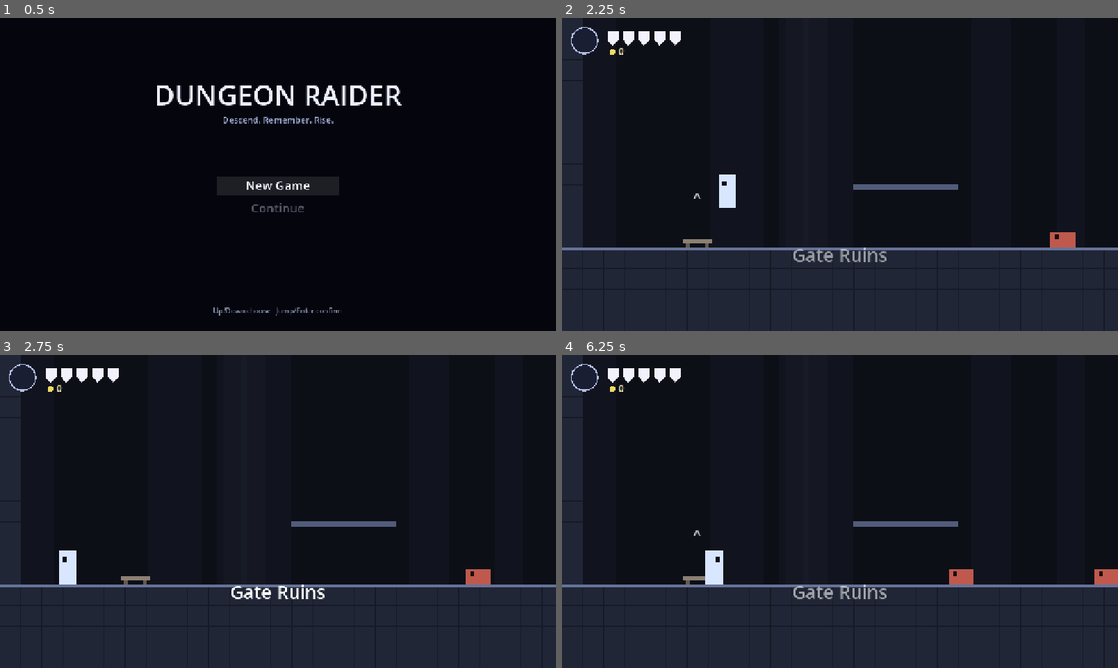
Above: before the commit, frames 1-4 (two rows, left to right).
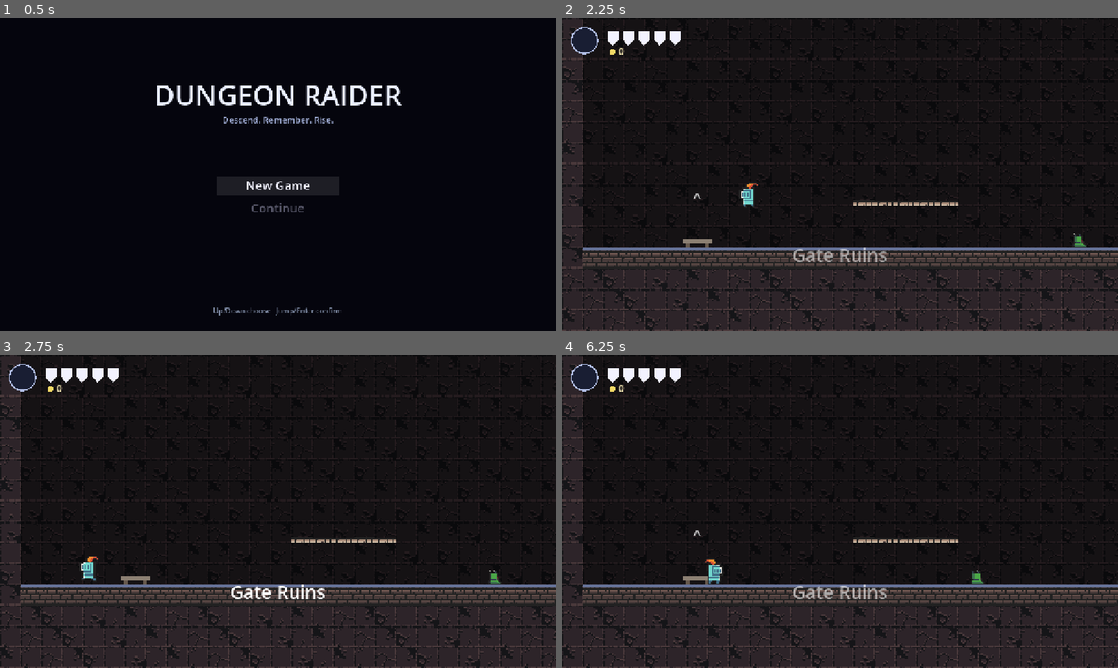
Above: after the commit, the same moments.

Repository: halo07-pixel/dungeon-raider-godot
Game: Godot game, scene res://hk/main.tscn
Two runs of this game, one before a commit and one after it. Both use one fixed random seed, a clock stepped at 60 frames per second and the inputs below.
Inputs (mouse positions are in pixels of both pictures, inside the frame that each line leads up to):
- Up to frame 1 (0.5 s): no input
- Up to frame 2 (2.25 s): tap Enter (confirm) at 0.5, 2 s; move the mouse to (962, 158) at 0.52 s; hold D (hk_right) 0.53-1.25 s; hold E (interact) 0.53-1.25 s; click (962, 158) at 0.67 s; tap Z (hk_jump) at 0.77 s; tap R (restart) at 1.25 s; drag from (728, 190) to (1073, 240) at 1.27 s; move the mouse to (895, 105) at 2.02 s; hold A (hk_left) from 2.03 s (still down); hold E (interact) from 2.03 s (still down); tap Space (dodge) at 2.1 s; click (895, 105) at 2.17 s
- Up to frame 3 (2.75 s): keep holding A (hk_left); keep holding E (interact)
- Up to frame 4 (6.25 s): release A (hk_left) at 2.75 s; release E (interact) at 2.75 s; drag from (812, 574) to (673, 464) at 2.77 s; move the mouse to (1006, 558) at 3.52 s; hold D (hk_right) 3.53-4.25 s; hold E (interact) 3.53-4.25 s; tap Tab (hk_charms) at 3.6 s; click (1006, 558) at 3.67 s; tap Z (hk_jump) at 3.77 s; tap R (restart) at 4.25 s; drag from (673, 464) to (1001, 577) at 4.27 s; tap Enter (confirm) at 5 s; move the mouse to (867, 511) at 5.02 s; hold D (hk_right) 5.03-5.75 s; hold V (hk_focus) 5.03-5.75 s; click (867, 511) at 5.17 s; tap E (interact) at 5.3 s; drag from (756, 433) to (728, 527) at 5.77 s

Frame 1 is identical in both runs. In frame 2, 9.9% of the frame differs, in the area x 0-100%, y 0-100%; in frame 3, 9.9%; in frame 4, 10%.

Commit message:
HK: dùng lại sprite 0x72 và nhạc CC0 của game cũ (người chơi, quái, boss, gạch theo khu, nhạc theo khu/boss)
Co-Authored-By: Claude Sonnet 5.5 <noreply@anthropic.com>
Claude-Session: https://claude.ai/code/session_017JfCCXxoTqJnAKcYj247Qm

Diff:
--- a/hk/boss.gd
+++ b/hk/boss.gd
@@ -8,6 +8,12 @@
 const PROJECTILE = preload("res://hk/projectile.gd")
 const ENEMY = preload("res://hk/enemy.gd")
 const FX = preload("res://hk/fx.gd")
+const SPRITES = preload("res://hk/sprites.gd")
+const LOOK: Dictionary = {
+	"warden": {"anim": "ogre_idle_anim", "scale": 3.0},
+	"wraith": {"anim": "necromancer_idle_anim", "scale": 3.0},
+	"lord": {"anim": "big_demon_idle_anim", "scale": 3.0},
+}
 const GRAVITY: float = 2400.0
 
 const DATA: Dictionary = {
@@ -356,22 +362,18 @@
 		queue_free()
 
 func _draw() -> void:
-	var c: Color = Color.WHITE if _flash > 0.0 else DATA[kind]["color"]
-	if state.begins_with("wind") or state == "fade_out":
-		if int(_time * 30.0) % 2 == 0:
-			c = c.lightened(0.5)
-	c.a = _alpha
+	var tint := Color.WHITE
+	if _flash > 0.0:
+		tint = Color(3, 3, 3, _alpha)
+	elif (state.begins_with("wind") or state == "fade_out") and int(_time * 30.0) % 2 == 0:
+		tint = Color(1.6, 0.8, 0.8, _alpha)
+	else:
+		tint.a = _alpha
 	var h: Vector2 = _size * 0.5
-	if kind == "wraith":
-		draw_circle(Vector2.ZERO, h.x, c)
-		draw_colored_polygon(PackedVector2Array([Vector2(-h.x, 0), Vector2(0, h.y + 10), Vector2(h.x, 0)]), c)
-		draw_rect(Rect2(float(dir) * 8.0 - 5.0, -10, 10, 10), Color(0.05, 0.05, 0.15, _alpha))
-	else:
-		draw_rect(Rect2(-h.x, -h.y, _size.x, _size.y), c)
-		draw_rect(Rect2(-h.x - 4, -h.y - 4, _size.x + 8, 14), c.darkened(0.25))
-		draw_rect(Rect2(float(dir) * h.x * 0.45 - 5.0, -h.y * 0.6, 10, 10), Color(0.1, 0.02, 0.02))
-		if state == "lunge":
-			draw_rect(Rect2(float(dir) * (h.x + 45.0) - 45.0, -h.y * 0.8, 90, _size.y * 0.8), Color(1, 1, 1, 0.55))
+	var look: Dictionary = LOOK[kind]
+	SPRITES.draw(self, SPRITES.anim(String(look["anim"]), 6.0), Vector2(0, h.y), float(look["scale"]), dir < 0, tint)
+	if kind != "wraith" and state == "lunge":
+		draw_rect(Rect2(float(dir) * (h.x + 45.0) - 45.0, -h.y * 0.8, 90, _size.y * 0.8), Color(1, 1, 1, 0.55))
 	for m in _markers:
 		var gx: float = float(m["x"]) - global_position.x
 		var a: float = 0.25 + 0.35 * (1.0 - float(m["t"]))
--- a/hk/enemy.gd
+++ b/hk/enemy.gd
@@ -7,6 +7,13 @@
 const STATE = preload("res://hk/state.gd")
 const GRAVITY: float = 2400.0
 
+const SPRITES = preload("res://hk/sprites.gd")
+const LOOK: Dictionary = {   # sprite + hệ số phóng; đáy sprite khớp đáy hộp va chạm
+	"crawler": {"anim": "slug_anim", "scale": 1.5},
+	"flyer": {"anim": "hell_imp_idle_anim", "scale": 2.0},
+	"spitter": {"anim": "orc_shaman_anim", "scale": 2.0},
+	"charger": {"anim": "chort_anim", "scale": 2.0},
+}
 const DATA: Dictionary = {
 	"crawler": {"hp": 12, "size": Vector2(38, 24), "geo": 1, "color": Color(0.75, 0.35, 0.3)},
 	"flyer": {"hp": 10, "size": Vector2(30, 30), "geo": 2, "color": Color(0.6, 0.4, 0.8)},
@@ -180,21 +187,10 @@
 	queue_free()
 
 func _draw() -> void:
-	var c: Color = Color.WHITE if _flash > 0.0 else DATA[kind]["color"]
-	if state == "windup" and int(_time * 30.0) % 2 == 0:
-		c = c.lightened(0.6)
-	var h: Vector2 = _size * 0.5
-	match kind:
-		"flyer":
-			draw_circle(Vector2.ZERO, h.x, c)
-			draw_rect(Rect2(-h.x - 10, -4, 10, 4), c.darkened(0.2))
-			draw_rect(Rect2(h.x, -4, 10, 4), c.darkened(0.2))
-		"spitter":
-			draw_rect(Rect2(-h.x, -h.y, _size.x, _size.y), c)
-			draw_rect(Rect2(float(dir) * 8.0 - 4.0, -10, 8, 8), Color(0.1, 0.1, 0.05))
-		"charger":
-			draw_rect(Rect2(-h.x, -h.y, _size.x, _size.y), c)
-			draw_rect(Rect2(float(dir) * h.x - (0 if dir > 0 else 12), -h.y - 6, 12, 10), c.lightened(0.3))
-		_:
-			draw_rect(Rect2(-h.x, -h.y, _size.x, _size.y), c)
-	draw_rect(Rect2(float(dir) * h.x * 0.5 - 3.0, -h.y * 0.4 - 3.0, 6, 6), Color(0.1, 0.05, 0.05))
+	var tint := Color.WHITE
+	if _flash > 0.0:
+		tint = Color(3, 3, 3)
+	elif state == "windup" and int(_time * 30.0) % 2 == 0:
+		tint = Color(1.6, 0.7, 0.7)
+	var look: Dictionary = LOOK[kind]
+	SPRITES.draw(self, SPRITES.anim(String(look["anim"]), 8.0), Vector2(0, _size.y * 0.5), float(look["scale"]), dir < 0, tint)
--- a/hk/main.gd
+++ b/hk/main.gd
@@ -3,11 +3,15 @@
 ## Cha lắng nghe signal của con (title.chosen, world.ending_reached, ending.finished), không gọi ngược lên.
 const STATE = preload("res://hk/state.gd")
 const InputSetup = preload("res://hk/input.gd")
+const MUSIC = preload("res://hk/music.gd")
+var _music: Node
 var _world: Node2D
 var _overlay: Node
 
 func _ready() -> void:
 	InputSetup.ensure()
+	_music = MUSIC.new()
+	add_child(_music)
 	_show_title()
 
 func _show_title() -> void:
@@ -16,6 +20,7 @@
 	if is_instance_valid(_overlay):
 		_overlay.queue_free()
 	get_tree().paused = false
+	_music.play("menu")
 	var t := preload("res://hk/title.gd").new()
 	t.chosen.connect(_start_game.bind(t))
 	add_child(t)
@@ -23,6 +28,7 @@
 
 func _start_game(mode: String, title: Node) -> void:
 	STATE.boot = mode
+	_music.stop()
 	title.queue_free()
 	_overlay = null
 	_world = Node2D.new()
@@ -31,6 +37,7 @@
 	add_child(_world)
 
 func _show_ending() -> void:
+	_music.play("stinger_victory", false)
 	var e := preload("res://hk/ending.gd").new()
 	e.finished.connect(_show_title)
 	add_child(e)
--- /dev/null
+++ b/hk/music.gd
@@ -0,0 +1,37 @@
+extends Node
+## Phát nhạc nền từ assets/music (nhạc CC0 của game cũ). `play` cùng bài đang phát thì bỏ qua; đổi bài có fade-in ngắn.
+const DIR: String = "res://assets/music/"
+const AREA_TRACK: Dictionary = {"gate": "explore_stone", "catacomb": "explore_hell", "vault": "explore_ice"}
+const BOSS_TRACK: Dictionary = {"warden": "boss_warden", "wraith": "boss_necromancer", "lord": "lord_fight"}
+const VOLUME_DB: float = -9.0
+var current: String = ""
+var _player: AudioStreamPlayer
+var _tween: Tween
+
+func _ready() -> void:
+	process_mode = Node.PROCESS_MODE_ALWAYS
+	_player = AudioStreamPlayer.new()
+	add_child(_player)
+
+func play(track: String, loop: bool = true) -> void:
+	if track == current and _player.playing:
+		return
+	current = track
+	var path: String = DIR + track + ".ogg"
+	if not ResourceLoader.exists(path):
+		_player.stop()
+		return
+	var stream: AudioStream = load(path)
+	if stream is AudioStreamOggVorbis:
+		(stream as AudioStreamOggVorbis).loop = loop
+	_player.stream = stream
+	_player.volume_db = -40.0
+	_player.play()
+	if _tween:
+		_tween.kill()
+	_tween = create_tween()
+	_tween.tween_property(_player, "volume_db", VOLUME_DB, 0.8)
+
+func stop() -> void:
+	current = ""
+	_player.stop()
--- a/hk/player.gd
+++ b/hk/player.gd
@@ -10,6 +10,7 @@
 const STATE = preload("res://hk/state.gd")
 const PROJECTILE = preload("res://hk/projectile.gd")
 const FX = preload("res://hk/fx.gd")
+const SPRITES = preload("res://hk/sprites.gd")
 
 const GRAVITY: float = 2400.0
 const MAX_FALL: float = 900.0
@@ -307,8 +308,13 @@
 	var a: float = 0.4 if invuln > 0.0 and int(invuln * 20.0) % 2 == 0 else 1.0
 	if focusing:
 		draw_circle(Vector2.ZERO, 34.0 + sin(_focus_t * 20.0) * 3.0, Color(1, 1, 1, 0.25))
-	draw_rect(Rect2(-13, -26, 26, 52), Color(0.85, 0.9, 1.0, a))
-	draw_rect(Rect2(float(facing) * 5.0 - 3.0, -16, 6, 8), Color(0.05, 0.05, 0.1, a))
+	var base: String = "knight_m_idle_anim"
+	if _stun > 0.0:
+		base = "knight_m_hit_anim"
+	elif is_on_floor() and absf(velocity.x) > 20.0:
+		base = "knight_m_run_anim"
+	var tint := Color(1.6, 1.6, 2.0, a) if _dash_t > 0.0 else Color(1, 1, 1, a)
+	SPRITES.draw(self, SPRITES.anim(base, 10.0), Vector2(0, 26), 2.0, facing < 0, tint)
 	if _attack_t > 0.0:
 		var size: Vector2 = _attack_size()
 		var c: Vector2 = attack_dir * (10.0 + (size.x if attack_dir.y == 0.0 else size.y) * 0.5)
--- a/hk/room.gd
+++ b/hk/room.gd
@@ -7,6 +7,9 @@
 
 const TILE: int = 32
 const STATE = preload("res://hk/state.gd")
+const SPRITES = preload("res://hk/sprites.gd")
+const BG_DIM: Dictionary = {"gate": 0.3, "catacomb": 0.13, "vault": 0.3}   # độ sáng gạch nền
+const TILESET: Dictionary = {"gate": "", "catacomb": "_hell", "vault": "_ice"}   # hậu tố bộ gạch theo khu
 const PALETTES: Dictionary = {
 	"gate": {"bg": Color(0.05, 0.06, 0.09), "fill": Color(0.13, 0.15, 0.21), "edge": Color(0.40, 0.45, 0.60), "line": Color(0.09, 0.10, 0.15)},
 	"catacomb": {"bg": Color(0.07, 0.05, 0.07), "fill": Color(0.19, 0.14, 0.17), "edge": Color(0.62, 0.45, 0.50), "line": Color(0.12, 0.09, 0.11)},
@@ -47,6 +50,10 @@
 
 func bounds() -> Rect2:
 	return Rect2(0, 0, cols * TILE, rows * TILE)
+
+func _is_solid(x: int, y: int) -> bool:
+	var ch: String = _cell(x, y)
+	return ch == "#" or ch == "G"
 
 func _cell(x: int, y: int) -> String:
 	if x < 0 or y < 0 or x >= cols or y >= rows:
@@ -241,23 +248,26 @@
 		var cx: float = rng.randf_range(0.0, b.size.x)
 		var w: float = rng.randf_range(30.0, 90.0)
 		draw_rect(Rect2(cx, b.position.y, w, b.size.y), Color(_pal["fill"], 0.22))
-	for r in solids:
-		draw_rect(r, _pal["fill"])
-		var x: float = r.position.x
-		while x < r.end.x:
-			draw_line(Vector2(x, r.position.y), Vector2(x, r.end.y), _pal["line"], 1.0)
-			x += TILE
-		var y: float = r.position.y
-		while y < r.end.y:
-			draw_line(Vector2(r.position.x, y), Vector2(r.end.x, y), _pal["line"], 1.0)
-			y += TILE
-		draw_rect(Rect2(r.position, Vector2(r.size.x, 3)), _pal["edge"])
+	var sfx: String = String(TILESET.get(String(data.get("area", "gate")), ""))
+	# nền: gạch sẫm ở mọi ô trống
+	for y in rows:
+		for x in cols:
+			if not _is_solid(x, y):
+				draw_texture_rect(SPRITES.tex("floor_%d%s" % [1 + (x * 7 + y * 13) % 8, sfx]), Rect2(x * TILE, y * TILE, TILE, TILE), false, Color(1, 1, 1) * float(BG_DIM.get(String(data.get("area", "gate")), 0.3)) + Color(0, 0, 0.05, 1))
+	for y in rows:
+		for x in cols:
+			if not _is_solid(x, y):
+				continue
+			var top: bool = not _is_solid(x, y - 1)
+			var name: String = ("wall_mid" + sfx) if top else ("floor_%d%s" % [1 + (x * 5 + y * 11) % 8, sfx])
+			draw_texture_rect(SPRITES.tex(name), Rect2(x * TILE, y * TILE, TILE, TILE), false, Color.WHITE if top else Color(0.62, 0.62, 0.7))
+			if top:
+				draw_rect(Rect2(x * TILE, y * TILE, TILE, 3), _pal["edge"])
 	for r in oneways:
-		draw_rect(r, _pal["edge"].darkened(0.2))
+		for k in int(r.size.x / TILE):
+			draw_texture_rect(SPRITES.tex("wall_top_mid" + sfx), Rect2(r.position.x + k * TILE, r.position.y, TILE, TILE), false)
 	for r in hazards:
-		for k in 2:
-			var x0: float = r.position.x + float(k) * r.size.x * 0.5
-			draw_colored_polygon(PackedVector2Array([Vector2(x0, r.end.y), Vector2(x0 + r.size.x * 0.25, r.position.y - 8), Vector2(x0 + r.size.x * 0.5, r.end.y)]), Color(0.75, 0.78, 0.85))
+		draw_texture_rect(SPRITES.tex("floor_spikes_anim_f3"), Rect2(r.position.x - 4.0, r.position.y - 14.0, TILE, TILE), false)
 	for ch in doors:
 		draw_rect(doors[ch], Color(1, 1, 1, 0.04))
 	for it in interactables:
@@ -271,15 +281,14 @@
 				draw_rect(Rect2(pos.x - 18, pos.y - 6, 6, 6), Color(0.4, 0.35, 0.3))
 				draw_rect(Rect2(pos.x + 12, pos.y - 6, 6, 6), Color(0.4, 0.35, 0.3))
 			"merchant":
-				draw_rect(Rect2(r2.get_center().x - 14, r2.end.y - 48, 28, 48), Color(0.45, 0.35, 0.55))
-				draw_circle(Vector2(r2.get_center().x, r2.end.y - 54), 10, Color(0.7, 0.6, 0.8))
+				SPRITES.draw(self, SPRITES.anim("wizard_m_idle_anim", 6.0), Vector2(r2.get_center().x, r2.end.y), 2.0)
 			"altar":
-				draw_rect(Rect2(r2.get_center().x - 18, r2.end.y - 14, 36, 14), Color(0.3, 0.3, 0.35))
-				draw_circle(Vector2(r2.get_center().x, r2.end.y - 34), 12 + sin(Time.get_ticks_msec() * 0.004) * 2.0, Color(1, 0.85, 0.4))
+				SPRITES.draw(self, SPRITES.tex("altar_idle"), Vector2(r2.get_center().x, r2.end.y), 2.0)
+				draw_circle(Vector2(r2.get_center().x, r2.end.y - 44), 12 + sin(Time.get_ticks_msec() * 0.004) * 2.0, Color(1, 0.85, 0.4))
 			"charm":
-				draw_rect(Rect2(r2.get_center().x - 18, r2.end.y - 14, 36, 14), Color(0.3, 0.3, 0.35))
-				draw_circle(Vector2(r2.get_center().x, r2.end.y - 30), 9, Color(0.5, 0.9, 0.8))
+				SPRITES.draw(self, SPRITES.tex("altar_idle"), Vector2(r2.get_center().x, r2.end.y), 2.0)
+				draw_circle(Vector2(r2.get_center().x, r2.end.y - 40), 9, Color(0.5, 0.9, 0.8))
 			"cache":
-				draw_rect(Rect2(r2.position.x + 4, r2.position.y + 10, 24, 22), Color(0.6, 0.5, 0.25))
+				SPRITES.draw(self, SPRITES.tex("chest_full_open_anim_f0"), Vector2(r2.get_center().x, r2.end.y), 2.0)
 		if _player and r2.intersects(Rect2(_player.global_position - Vector2(13, 26), Vector2(26, 52))):
 			draw_string(ThemeDB.fallback_font, Vector2(r2.get_center().x - 6, r2.position.y - 6), "^", HORIZONTAL_ALIGNMENT_CENTER, -1, 20, Color(1, 1, 1, 0.9))
--- /dev/null
+++ b/hk/sprites.gd
@@ -0,0 +1,37 @@
+extends RefCounted
+## Sprite dùng lại từ game cũ (bộ DungeonTilesetII của 0x72, CC0 — xem assets/dungeon/CREDITS.md). Chỉ phục vụ vẽ,
+## logic/va chạm không phụ thuộc vào đây. Thiếu file thì không vẽ gì (test headless chưa import vẫn chạy).
+const DIR: String = "res://assets/dungeon/"
+static var _cache: Dictionary = {}
+static var _count: Dictionary = {}
+
+static func tex(name: String) -> Texture2D:
+	if not _cache.has(name):
+		var p: String = DIR + name + ".png"
+		_cache[name] = load(p) if ResourceLoader.exists(p) else null
+	return _cache[name]
+
+static func frame_count(base: String) -> int:
+	if not _count.has(base):
+		var n: int = 0
+		while tex("%s_f%d" % [base, n]) != null:
+			n += 1
+		_count[base] = n
+	return _count[base]
+
+## Khung hiện tại của hoạt ảnh `base` (base_f0, base_f1, ...) theo đồng hồ; không có khung thì thử ảnh tĩnh.
+static func anim(base: String, fps: float = 8.0) -> Texture2D:
+	var n: int = frame_count(base)
+	if n == 0:
+		return tex(base)
+	return tex("%s_f%d" % [base, int(Time.get_ticks_msec() / 1000.0 * fps) % n])
+
+## Vẽ `t` với đáy-giữa tại `foot`, phóng `scale` lần (nearest), lật ngang nếu `flip`.
+static func draw(ci: CanvasItem, t: Texture2D, foot: Vector2, scale: float, flip: bool = false, mod: Color = Color.WHITE) -> void:
+	if t == null:
+		return
+	var sz: Vector2 = t.get_size() * scale
+	var r := Rect2(foot + Vector2(-sz.x * 0.5, -sz.y), sz)
+	if flip:
+		r = Rect2(r.position + Vector2(sz.x, 0.0), Vector2(-sz.x, sz.y))
+	ci.draw_texture_rect(t, r, false, mod)
--- a/hk/world.gd
+++ b/hk/world.gd
@@ -4,6 +4,7 @@
 const WorldData = preload("res://hk/world_data.gd")
 const InputSetup = preload("res://hk/input.gd")
 const FX = preload("res://hk/fx.gd")
+const MUSIC = preload("res://hk/music.gd")
 const AREA_NAMES: Dictionary = {"gate": "Gate Ruins", "catacomb": "Weeping Catacombs", "vault": "Ashen Vaults"}
 const ZOOM: float = 1.5
 
@@ -16,6 +17,7 @@
 var hud: Control
 var menu: Node
 var shop: Node
+var music: Node
 var busy: bool = false
 var entry_spawn: Vector2 = Vector2.ZERO
 var boss: Node2D
@@ -45,6 +47,8 @@
 	cam.zoom = Vector2(ZOOM, ZOOM)
 	add_child(cam)
 	cam.make_current()
+	music = MUSIC.new()
+	add_child(music)
 	_build_ui()
 	player.hit_landed.connect(cam.shake)
 	player.health_changed.connect(hud.set_health)
@@ -132,6 +136,7 @@
 	if area != _last_area:
 		_last_area = area
 		hud.banner(AREA_NAMES.get(area, area))
+	music.play(String(MUSIC.AREA_TRACK.get(area, "explore_stone")))
 
 func _spawn_enemy(ch: String, pos: Vector2) -> void:
 	var kinds: Dictionary = {"c": "crawler", "f": "flyer", "s": "spitter", "h": "charger"}
@@ -155,11 +160,13 @@
 
 func _on_boss_engaged() -> void:
 	room.locked = true
+	music.play(String(MUSIC.BOSS_TRACK.get(boss.kind, "boss_warden")))
 	hud.banner(boss.title())
 
 func _on_boss_defeated(bid: String) -> void:
 	STATE.set_flag("boss_" + bid)
 	room.locked = false
+	music.play(String(MUSIC.AREA_TRACK.get(String(rooms[room.id].get("area", "gate")), "explore_stone")))
 	STATE.save()
 	hud.banner("%s defeated" % String(boss.title() if is_instance_valid(boss) else bid), "")
 	if bid == "lord":
Not shown, added: hk/sprites.gd.uid
Not shown, changed: README.md
